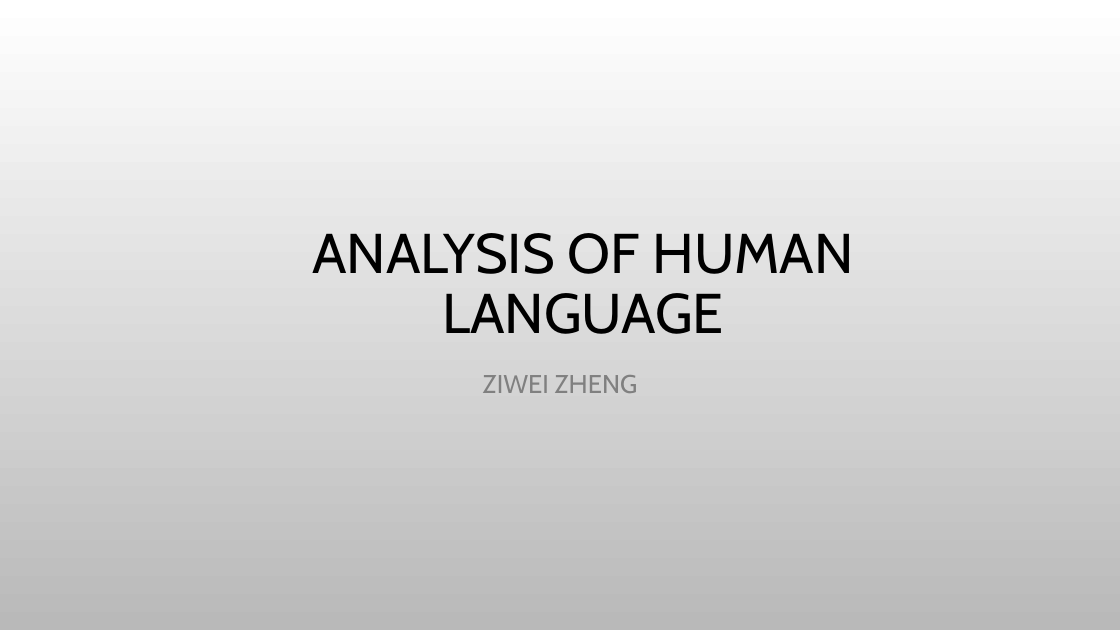
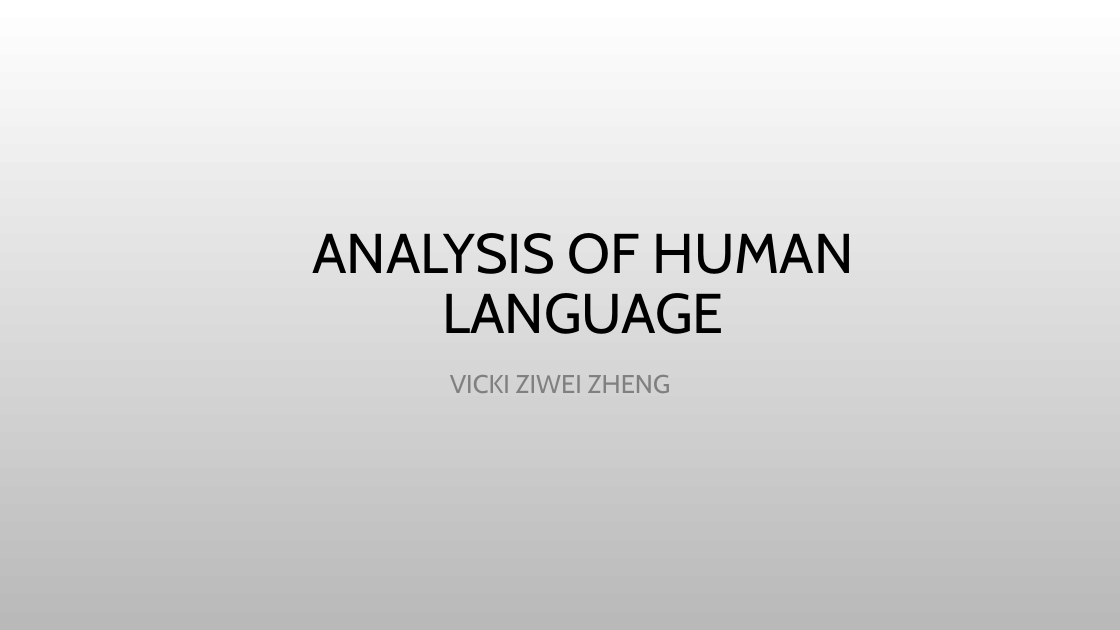
Before and after one commit to perrysou/ANLY540, a slide deck: slide 1 of Presentation1.pptx. Drawn at 1120x630 pixels with LibreOffice and Linux fonts; fonts in the diff are those of the drawing; background and template pictures are left out. Boxes give left, top, right and bottom in pixels: in the first picture for what was removed or moved away, otherwise in the second. Text is boxed around its words. In the diff, an @@ line names an element or a change of style, - is before the commit and + after.

```diff
--- a/Presentation1.pptx
+++ b/Presentation1.pptx
@@ subtitle at bbox=[450, 375, 671, 393]: text changed @@
-ZIWEI ZHENG
+VICKI ZIWEI ZHENG
```
Also in this commit, not shown: 1 other slide changed, 2 slides added.
